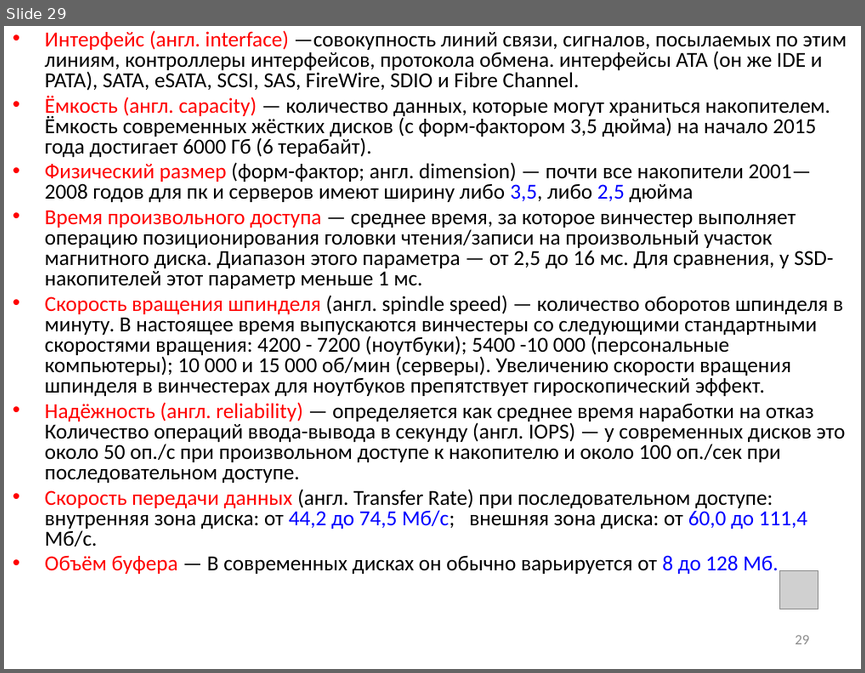
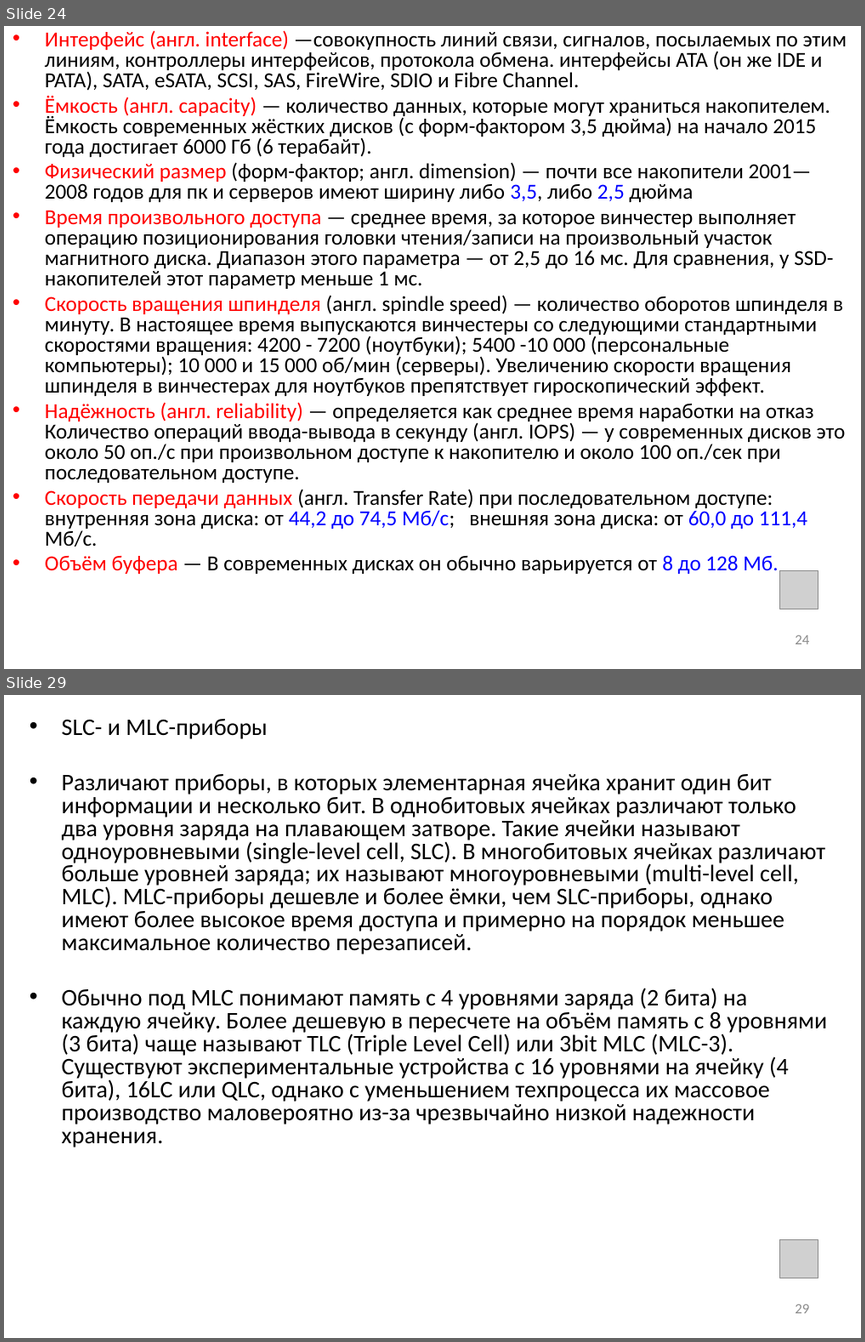
Before and after one commit to saysaysx/manual_materials, a slide deck: inf/audio/inf_5_sysbl_final.pptx. Shown one above the other, each under a label of ours: slide 29 before the commit, slides 24 and 29 after it; the slides between them are not shown. The pictures are 865x673 and 865x1342 pixels, drawn with LibreOffice and Linux fonts; fonts in the diff are those of the drawing; grey boxes stand for pictures. Boxes give left, top, right and bottom in pixels: in the first picture for what was removed or moved away, otherwise in the second. Text is boxed around its words. In the diff, an @@ line names an element or a change of style, - is before the commit and + after.

```diff
--- a/inf/audio/inf_5_sysbl_final.pptx
+++ b/inf/audio/inf_5_sysbl_final.pptx
@@ slide 29 added at [4,695,861,1338], background #FFFFFF @@
@@ text added at [62,719,827,1147], 20 pt, text #000000 @@
+• SLC- и MLC-приборы
+• Различают приборы, в которых элементарная ячейка хранит один бит информации и несколько бит. В однобитовых ячейках различают только два уровня заряда на плавающем затворе. Такие ячейки называют одноуровневыми (single-level cell, SLC). В многобитовых ячейках различают больше уровней заряда; их называют многоуровневыми (multi-level cell, MLC). MLC-приборы дешевле и более ёмки, чем SLC-приборы, однако имеют более высокое время доступа и примерно на порядок меньшее максимальное количество перезаписей.
+• Обычно под MLC понимают память с 4 уровнями заряда (2 бита) на каждую ячейку. Более дешевую в пересчете на объём память с 8 уровнями (3 бита) чаще называют TLC (Triple Level Cell) или 3bit MLC (MLC-3). Существуют экспериментальные устройства с 16 уровнями на ячейку (4 бита), 16LC или QLC, однако с уменьшением техпроцесса их массовое производство маловероятно из-за чрезвычайно низкой надежности хранения.
@@ picture added at [779,1239,818,1277] @@
@@ page number added at [794,1304,809,1313], 12 pt, text #8C8C8C @@
+29
@@ what was slide 29 is now slide 24 @@
@@ page number at [794,635,809,644]: text changed @@
-29
+24
```
Also in this commit, not shown: 6 slides changed, 21 other slides added, 13 slides removed.
